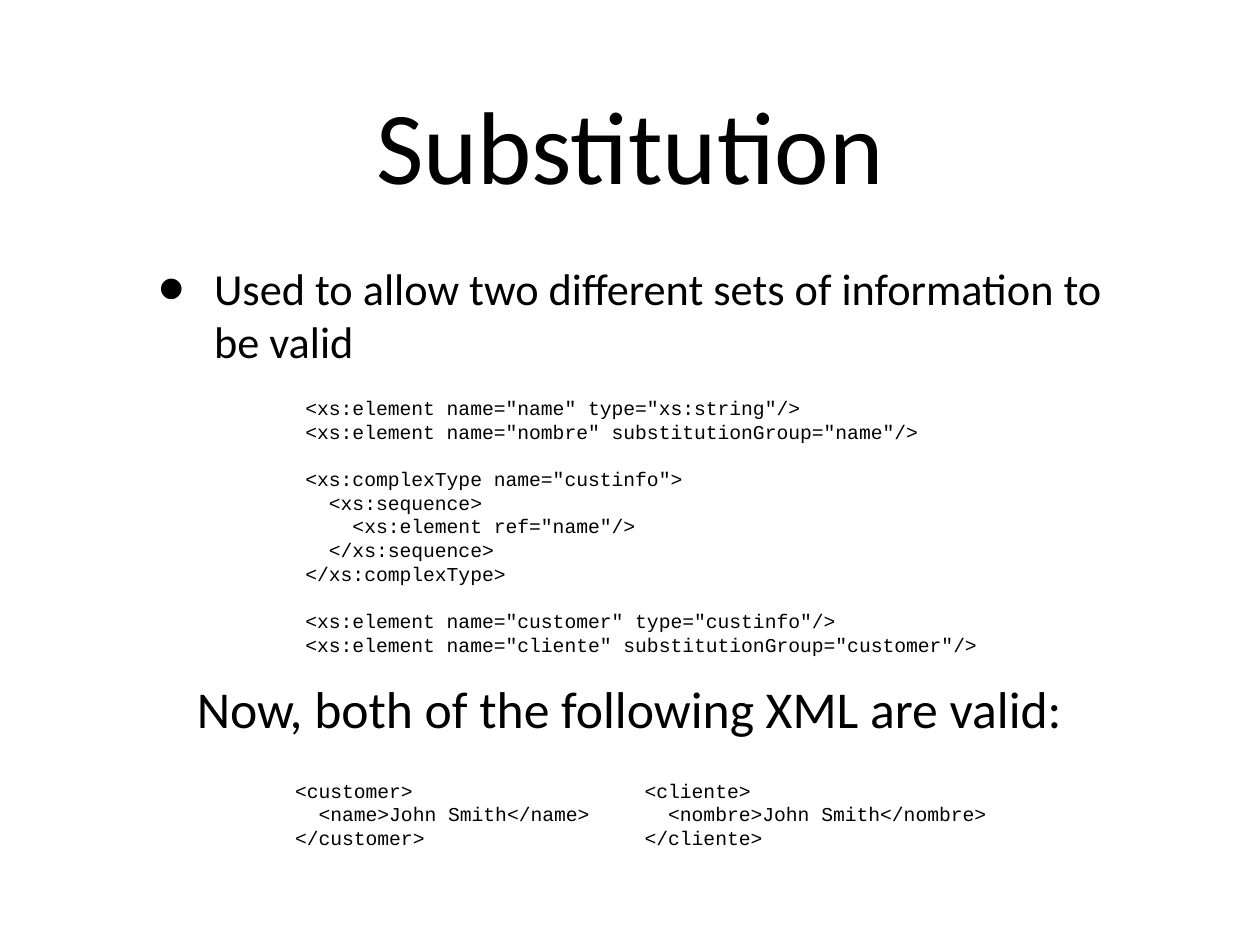
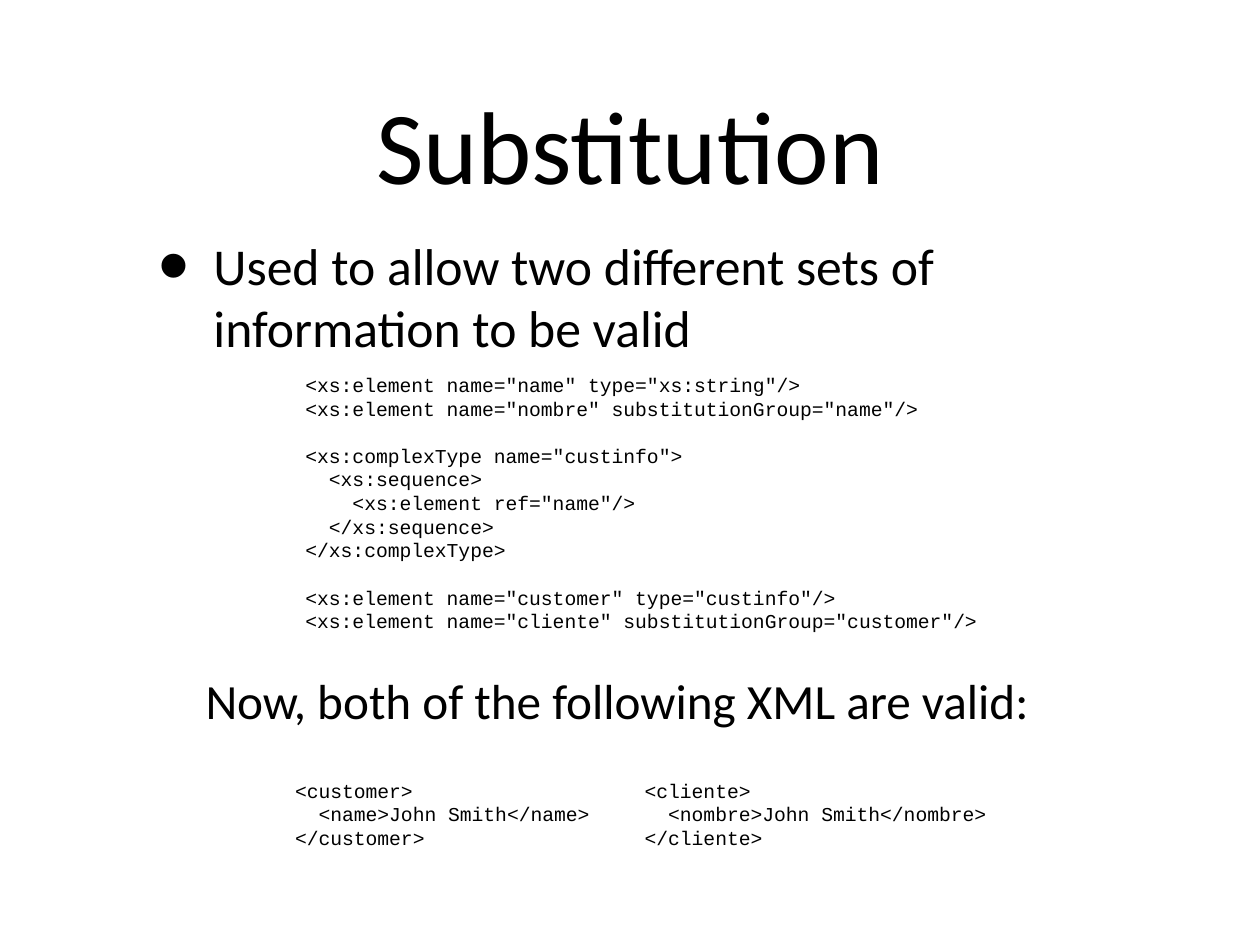
Before and after one commit to tathougies/zynx-se-bootcamp, a slide deck: slide 24 of xml/xml-schema-xpath.ppt (slide 23 before the commit). Drawn at 1260x945 pixels with LibreOffice and Linux fonts; fonts in the diff are those of the drawing. Boxes give left, top, right and bottom in pixels: in the first picture for what was removed or moved away, otherwise in the second. Text is boxed around its words. In the diff, an @@ line names an element or a change of style, - is before the commit and + after.

```diff
--- a/xml/xml-schema-xpath.ppt
+++ b/xml/xml-schema-xpath.ppt
@@ text "Used to allow two different ...": place and size @@
-text "Used to allow two different ..." at [214, 274, 1102, 359]
+text "Used to allow two different ..." at [213, 249, 934, 348]
@@ text "Used to allow two different ..." at [213, 249, 934, 348]: size 36 to 42 pt @@
@@ text "<xs:element name="name" type="xs:string"/>": place and size @@
-text "<xs:element name="name" type="xs:string"/>" at [305, 401, 976, 656]
+text "<xs:element name="name" type="xs:string"/>" at [305, 378, 976, 632]
@@ text "Now, both of the following ...": place and size @@
-text "Now, both of the following ..." at [197, 692, 1062, 737]
+text "Now, both of the following ..." at [206, 684, 1029, 728]
@@ text "Now, both of the following ..." at [206, 684, 1029, 728]: size 42 to 40 pt @@
```
Also in this commit, not shown: 20 other slides changed, 1 slide added.
